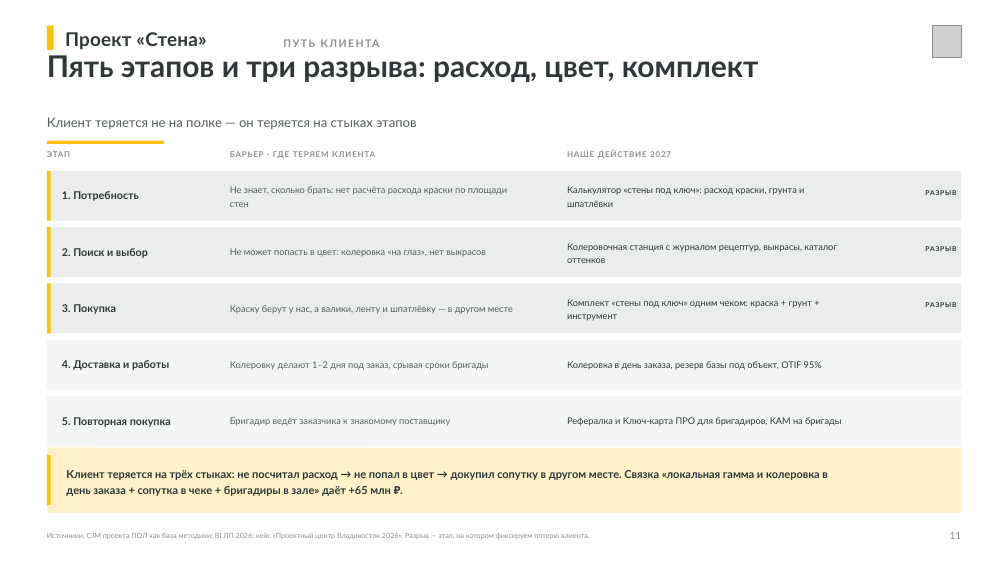
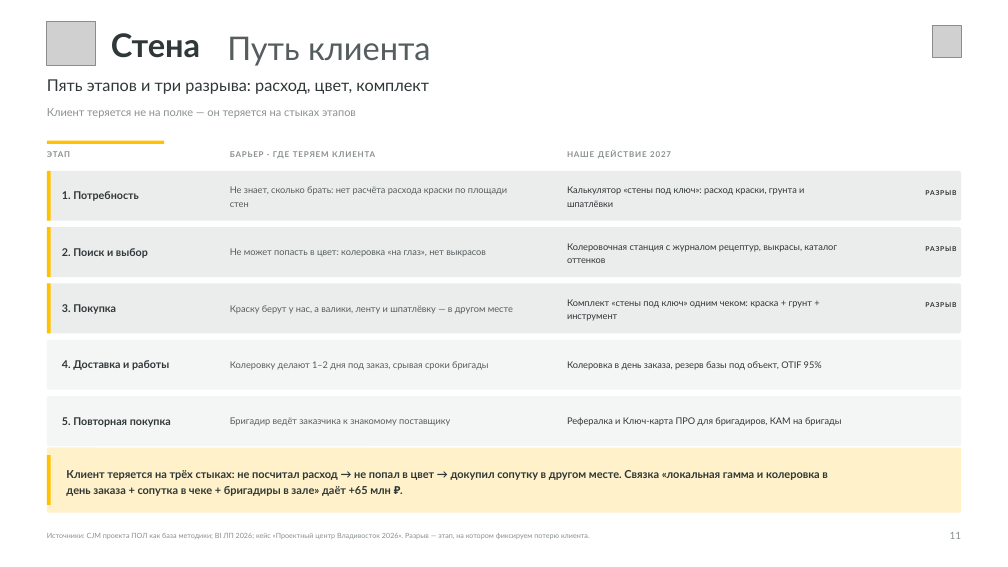
Before and after one commit to dmitrypalych44-ai/power-point, a slide deck: slide 11 of deliverables/Лемана_ПРО_Стратегия_Владивосток_2027.pptx. Drawn at 1008x567 pixels with LibreOffice and Linux fonts; fonts in the diff are those of the drawing; grey boxes stand for pictures. Boxes give left, top, right and bottom in pixels: in the first picture for what was removed or moved away, otherwise in the second. Text is boxed around its words. In the diff, an @@ line names an element or a change of style, - is before the commit and + after.

```diff
--- a/deliverables/Лемана_ПРО_Стратегия_Владивосток_2027.pptx
+++ b/deliverables/Лемана_ПРО_Стратегия_Владивосток_2027.pptx
@@ rectangle removed at (47, 26, 54, 51) @@
@@ picture added at (47, 21, 96, 65) @@
@@ text at (111, 33, 200, 58): text changed; size 18 to 31 pt @@
-Проект «Стена»
+Стена
@@ text at (227, 36, 430, 66): text changed; size 10 to 31 pt; text colour #8A9091 to #565D5E; bold off @@
-ПУТЬ КЛИЕНТА
+Путь клиента
@@ text "Пять этапов и три разрыва: ...": place and size @@
-text "Пять этапов и три разрыва: ..." at (47, 55, 758, 82)
+text "Пять этапов и три разрыва: ..." at (47, 79, 429, 94)
@@ text "Пять этапов и три разрыва: ..." at (47, 79, 429, 94): size 28.5 to 15.5 pt, bold off; line spacing 1.04 to 1.12 @@
@@ text "Клиент теряется не на полке ...": place and size @@
-text "Клиент теряется не на полке ..." at (47, 117, 416, 129)
+text "Клиент теряется не на полке ..." at (47, 108, 356, 118)
@@ text "Клиент теряется не на полке ..." at (47, 108, 356, 118): size 12.5 to 10.5 pt, text colour #565D5E to #8A9091; line spacing 1.2 to 1.16 @@
```
Also in this commit, not shown: 33 other slides changed, 35 other files.
